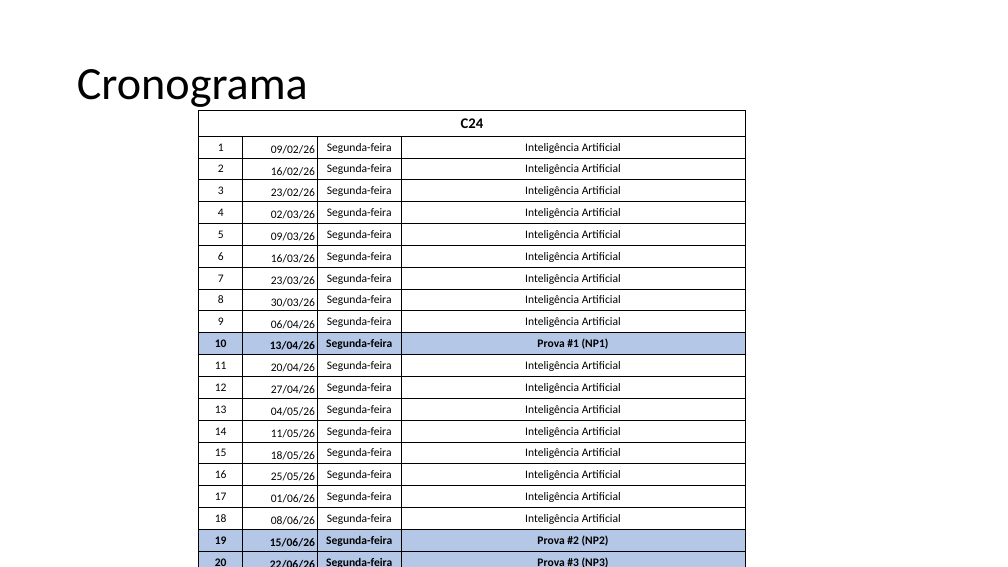
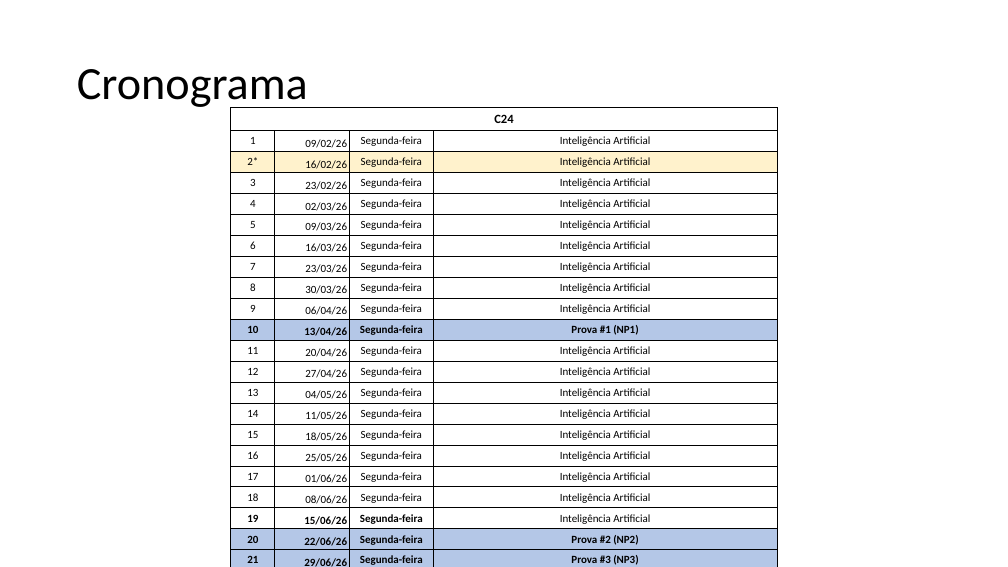
Before and after one commit to zz4fap/c24_inteligencia_artificial, a slide deck: slide 3 of slides/C24_Introdução.pptx. Drawn at 1008x567 pixels with LibreOffice and Linux fonts; fonts in the diff are those of the drawing. Boxes give left, top, right and bottom in pixels: in the first picture for what was removed or moved away, otherwise in the second. Text is boxed around its words. In the diff, an @@ line names an element or a change of style, - is before the commit and + after.

Commit message:
new slides

```diff
--- a/slides/C24_Introdução.pptx
+++ b/slides/C24_Introdução.pptx
@@ table at (231,108,777,567) @@
-row 3, column 1: 2
+row 3, column 1: 2*
-row 20: 19 | 15/06/26 | Segunda-feira | Prova #2 (NP2)
-row 21: 20 | 22/06/26 | Segunda-feira | Prova #3 (NP3)
+row 20: 19 | 15/06/26 | Segunda-feira | Inteligência Artificial
+row 21: 20 | 22/06/26 | Segunda-feira | Prova #2 (NP2)
+row 22: 21 | 29/06/26 | Segunda-feira | Prova #3 (NP3)
@@ table: place and size @@
-table at (199,110,746,567)
+table at (231,108,777,567)
```
Also in this commit, not shown: 3 other slides changed, 1 other file.
